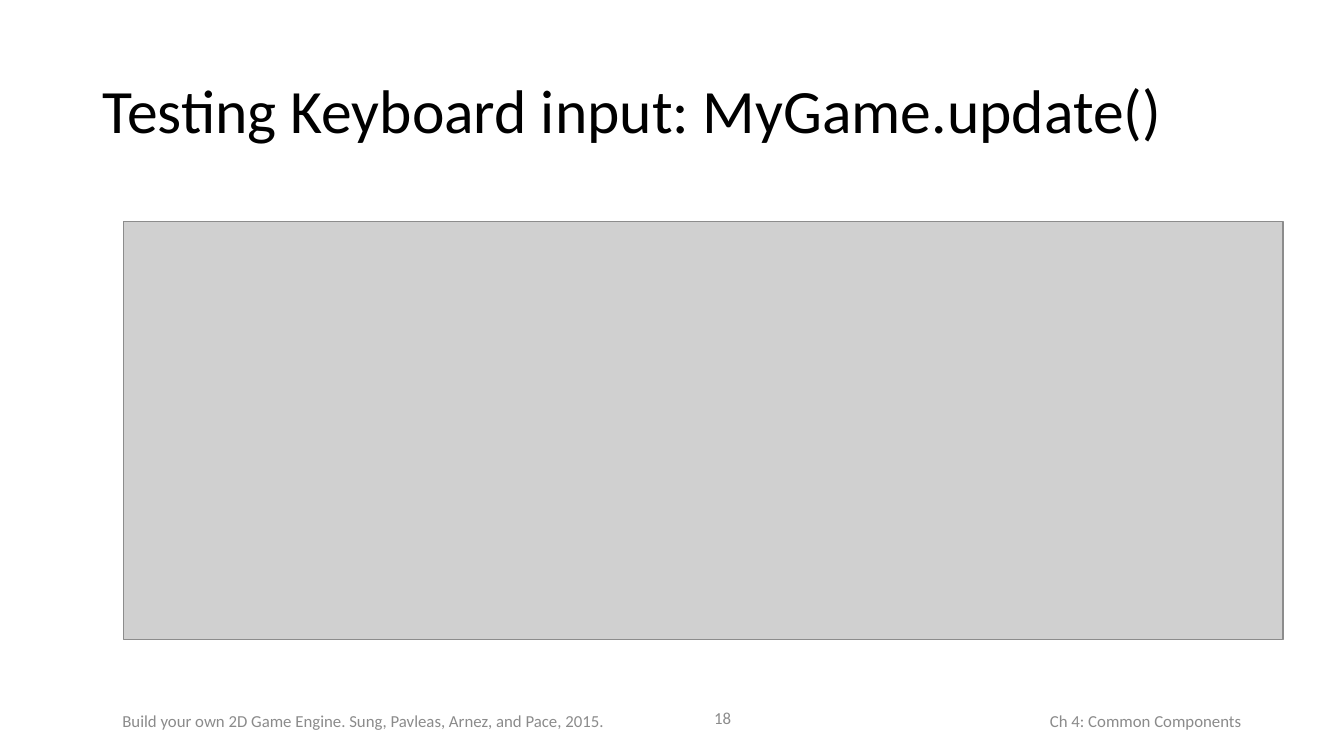
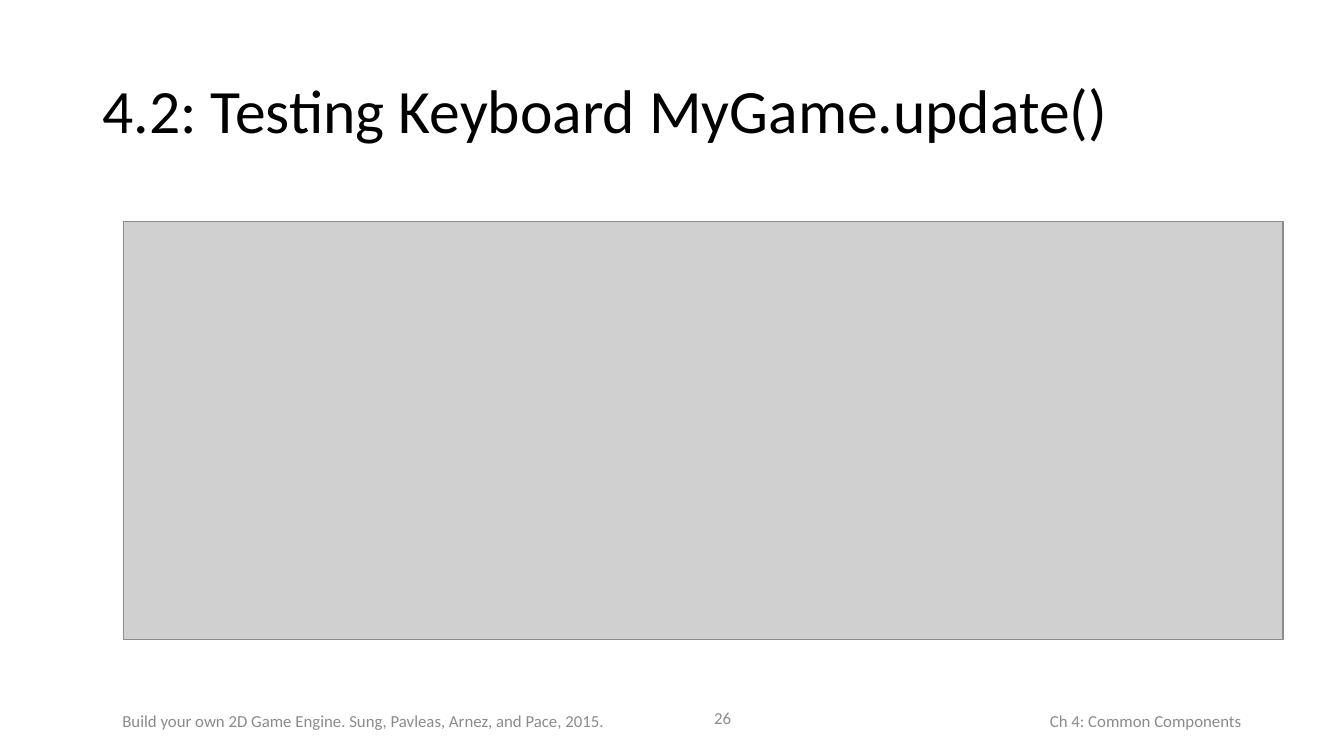
Before and after one commit to HTML5GameEngineGroup/html5engine, a slide deck: slide 26 of BookChapterContent/Slides/Chap4.pptx (slide 18 before the commit). Drawn at 1344x756 pixels with LibreOffice and Linux fonts; fonts in the diff are those of the drawing; grey boxes stand for pictures. Boxes give left, top, right and bottom in pixels: in the first picture for what was removed or moved away, otherwise in the second. Text is boxed around its words. In the diff, an @@ line names an element or a change of style, - is before the commit and + after.

```diff
--- a/BookChapterContent/Slides/Chap4.pptx
+++ b/BookChapterContent/Slides/Chap4.pptx
@@ title at <box>102,88,1107,144</box>: text changed @@
-Testing Keyboard input: MyGame.update()
+4.2: Testing Keyboard MyGame.update()
@@ page number at <box>714,713,731,724</box>: text changed @@
-18
+26
```
Also in this commit, not shown: 38 other slides changed, 18 slides added, 23 other files.
